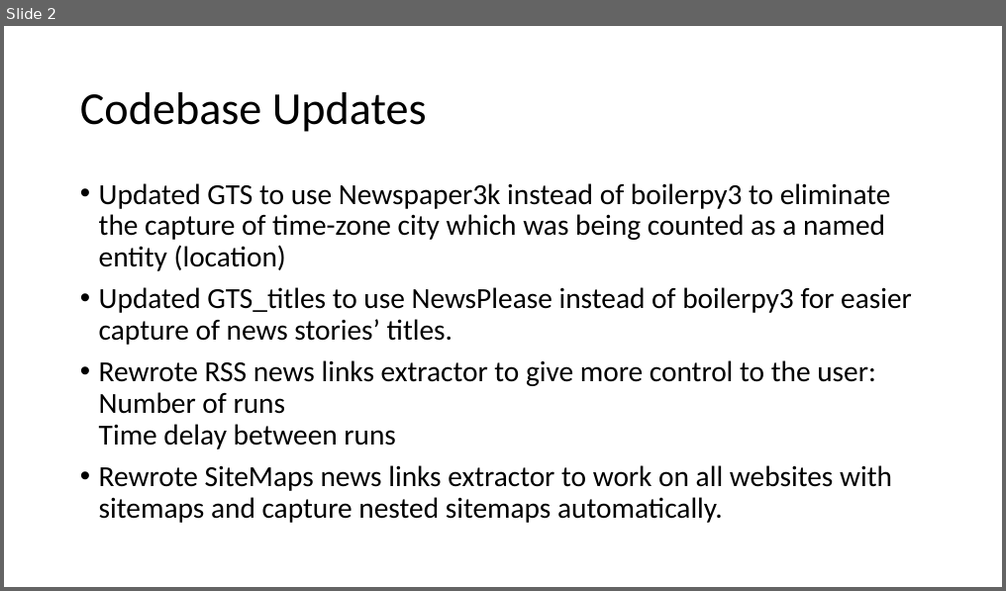
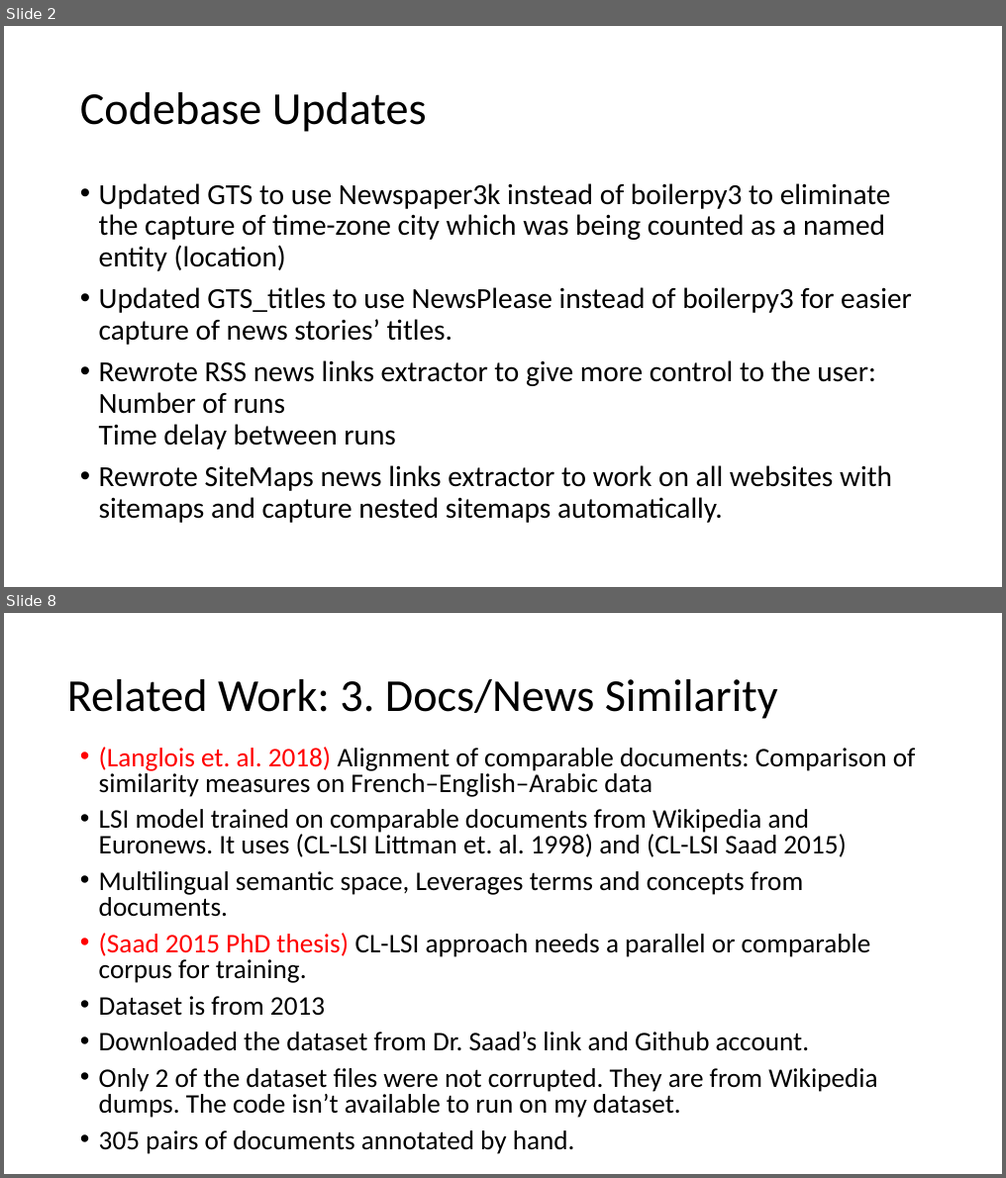
Before and after one commit to HussamHallak/TPDL2022, a slide deck: TPDL 2022 Paper Updates.pptx. Shown one above the other, each under a label of ours: slide 2 before the commit, slides 2 and 8 after it; the slides between them are not shown. The pictures are 1006x591 and 1006x1178 pixels, drawn with LibreOffice and Linux fonts; fonts in the diff are those of the drawing. Boxes give left, top, right and bottom in pixels: in the first picture for what was removed or moved away, otherwise in the second. Text is boxed around its words. In the diff, an @@ line names an element or a change of style, - is before the commit and + after.

```diff
--- a/TPDL 2022 Paper Updates.pptx
+++ b/TPDL 2022 Paper Updates.pptx
@@ slide 8 added at (x1=4, y1=613, x2=1002, y2=1174), background #FFFFFF @@
@@ title added at (x1=67, y1=679, x2=778, y2=719), 44 pt, text #000000 @@
+Related Work: 3. Docs/News Similarity
@@ text added at (x1=99, y1=747, x2=916, y2=1155), 25.9 pt, text #000000 @@
+• (Langlois et. al. 2018) Alignment of comparable documents: Comparison of similarity measures on French–English–Arabic data
+• LSI model trained on comparable documents from Wikipedia and Euronews. It uses (CL-LSI Littman et. al. 1998) and (CL-LSI Saad 2015)
+• Multilingual semantic space, Leverages terms and concepts from documents.
+• (Saad 2015 PhD thesis) CL-LSI approach needs a parallel or comparable corpus for training.
+• Dataset is from 2013
+• Downloaded the dataset from Dr. Saad’s link and Github account.
+• Only 2 of the dataset files were not corrupted. They are from Wikipedia dumps. The code isn’t available to run on my dataset.
+• 305 pairs of documents annotated by hand.
```
Also in this commit, not shown: 1 slide changed, 12 other slides added.
